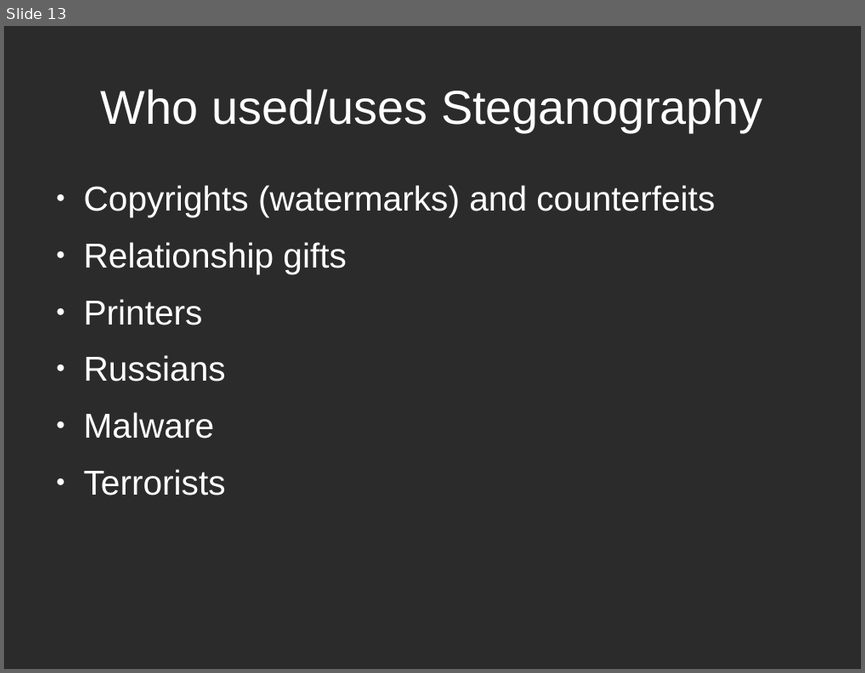
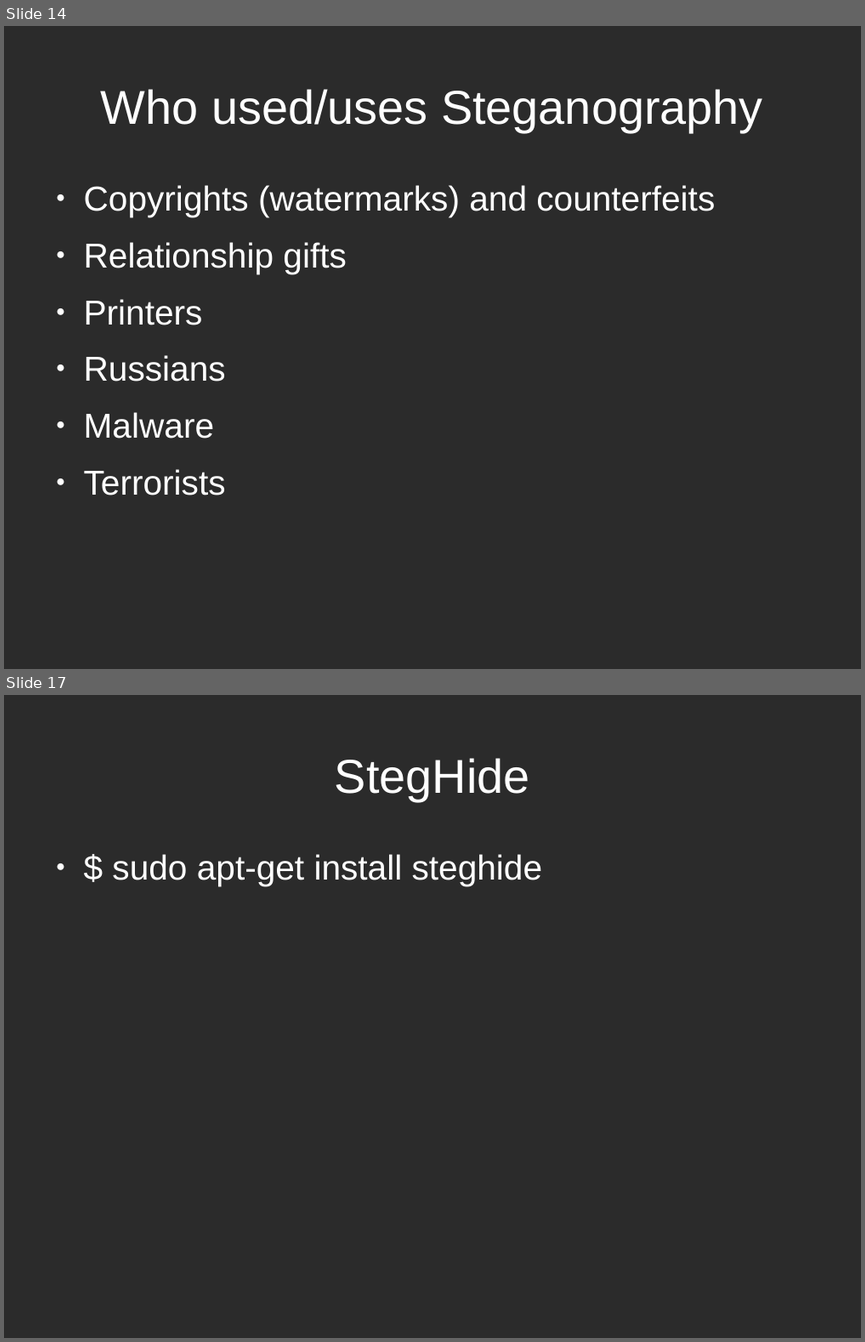
Before and after one commit to david365602/presentations, a slide deck: Presentations/Steganography.odp. Shown one above the other, each under a label of ours: slide 13 before the commit, slides 14 and 17 after it; the slides between them are not shown. The pictures are 865x673 and 865x1342 pixels, drawn with LibreOffice and Linux fonts; fonts in the diff are those of the drawing; background and template pictures are left out; a plain dark background stands for a picture behind light text. Boxes give left, top, right and bottom in pixels: in the first picture for what was removed or moved away, otherwise in the second. Text is boxed around its words. In the diff, an @@ line names an element or a change of style, - is before the commit and + after.

```diff
--- a/Presentations/Steganography.odp
+++ b/Presentations/Steganography.odp
@@ slide 17 added at [4, 695, 861, 1338], background picture (left out) @@
@@ title added at [335, 758, 530, 801], 44 pt, text #FFFFFF @@
+StegHide
@@ text added at [112, 854, 543, 886], 32 pt, text #FFFFFF @@
+● $ sudo apt-get install steghide
@@ what was slide 13 is now slide 14 @@
```
Also in this commit, not shown: 2 slides changed, 2 other slides added, 1 slide removed.
